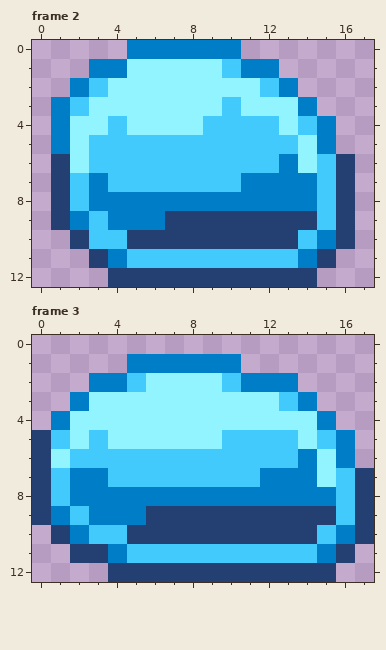
A pixel-art file gets an edit: images/npcs/enemy/blueSlime/slimeMovementRight.aseprite. The first picture shows the starting point.
18x13 pixels, 6 frames. Shown: frame 2, frame 3.
And afterwards:
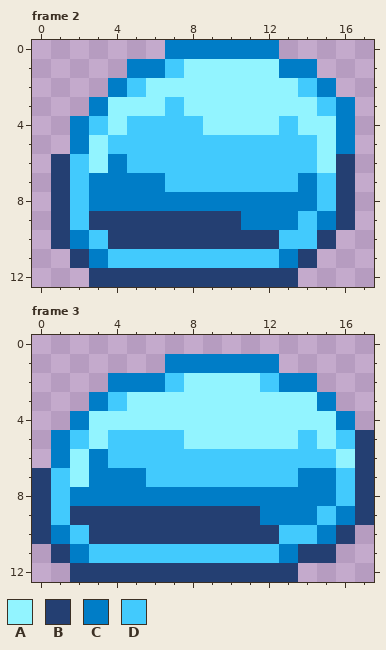
Palette (. is transparent): A #92f4ff  B #243f72  C #007dc7  D #42cafd
What changed:
--- frame 2
@@ x 0..17 @@
- 0 .....CCCCCC.......
- 1 ...CCAAAAADCC.....
- 2 ..CDAAAAAAAADC....
- 3 .CDAAAAAAADAAAC...
- 4 .CAADAAAADDDDADC..
- 5 .CADDDDDDDDDDDAC..
- 6 .BADDDDDDDDDDCADB.
- 7 .BDCDDDDDDDCCCCDB.
+ 0 .......CCCCCC.....
+ 1 .....CCDAAAAACC...
+ 2 ....CDAAAAAAAADC..
+ 3 ...CAAADAAAAAAADC.
+ 4 ..CDADDDDAAAADAAC.
+ 5 ..CADDDDDDDDDDDAC.
+ 6 .BDACDDDDDDDDDDAB.
+ 7 .BDCCCCDDDDDDDCDB.
  8 .BDCCCCCCCCCCCCDB.
- 9 .BCDCCCBBBBBBBBDB.
-10 ..BDDBBBBBBBBBDCB.
-11 ...BCDDDDDDDDDCB..
-12 ....BBBBBBBBBBB...
+ 9 .BDBBBBBBBBCCCDCB.
+10 .BCDBBBBBBBBBDDB..
+11 ..BCDDDDDDDDDCB...
+12 ...BBBBBBBBBBB....
--- frame 3
@@ x 0..17 @@
  0 ..................
- 1 .....CCCCCC.......
- 2 ...CCDAAAADCCC....
- 3 ..CAAAAAAAAAADC...
- 4 .CAAAAAAAAAAAAAC..
- 5 BDADAAAAAADDDDADC.
- 6 BADDDDDDDDDDDDCAC.
- 7 BDCCDDDDDDDDCCCADB
+ 1 .......CCCCCC.....
+ 2 ....CCCDAAAADCC...
+ 3 ...CDAAAAAAAAAAC..
+ 4 ..CAAAAAAAAAAAAAC.
+ 5 .CDADDDDAAAAAADADB
+ 6 .CACDDDDDDDDDDDDAB
+ 7 BDACCCDDDDDDDDCCDB
  8 BDCCCCCCCCCCCCCCDB
- 9 BCDCCCBBBBBBBBBBDB
-10 .BCDDBBBBBBBBBBDCB
-11 ..BBCDDDDDDDDDDCB.
-12 ....BBBBBBBBBBBB..
+ 9 BDBBBBBBBBBBCCCDCB
+10 BCDBBBBBBBBBBDDCB.
+11 .BCDDDDDDDDDDCBB..
+12 ..BBBBBBBBBBBB....
Changed places in both pictures, as pixel boxes (x1, y1, x2, y2):
changed: (51, 40, 355, 287)
changed: (32, 354, 374, 582)
